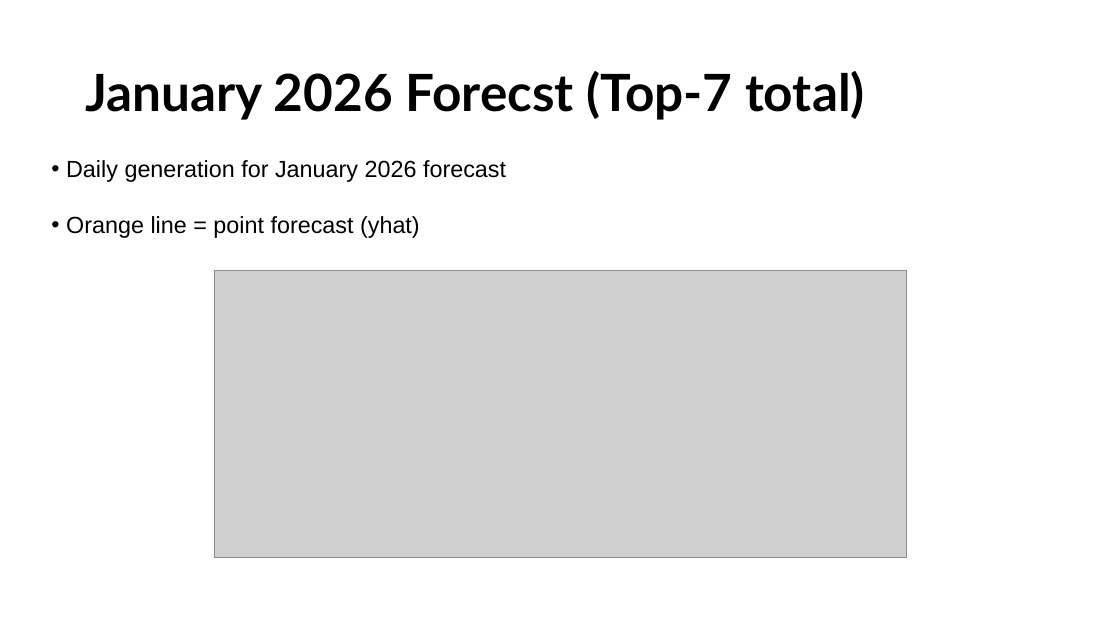
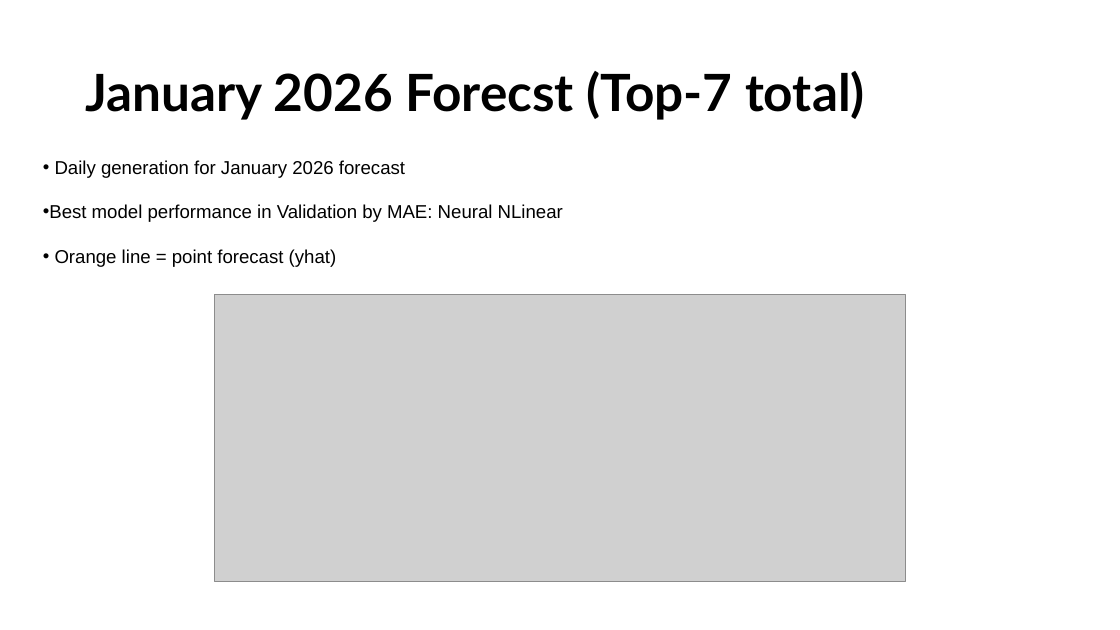
Before and after one commit to mireiamonbu/Spanish-Forecasters-MireiaMontoya-EnriqueRuiz, a slide deck: slide 12 of presentation/CapstonProject.pptx. Drawn at 1120x630 pixels with LibreOffice and Linux fonts; fonts in the diff are those of the drawing; grey boxes stand for pictures. Boxes give left, top, right and bottom in pixels: in the first picture for what was removed or moved away, otherwise in the second. Text is boxed around its words. In the diff, an @@ line names an element or a change of style, - is before the commit and + after.

```diff
--- a/presentation/CapstonProject.pptx
+++ b/presentation/CapstonProject.pptx
@@ text "Daily generation for January 2026 ...": place and size @@
-text "Daily generation for January 2026 ..." at [66,160,506,238]
+text "Daily generation for January 2026 ..." at [43,160,563,267]
@@ text at [55,160,405,267]: size 20 to 16 pt in "Daily generation for January 2026 forecast", "Orange line = point forecast (yhat)" @@
@@ text at [43,204,563,222]: paragraph added @@
+• Best model performance in Validation by MAE: Neural NLinear
@@ picture: place and size @@
-picture at [214,271,907,557]
+picture at [214,295,907,581]
```
Also in this commit, not shown: 10 other slides changed, 30 other files.
